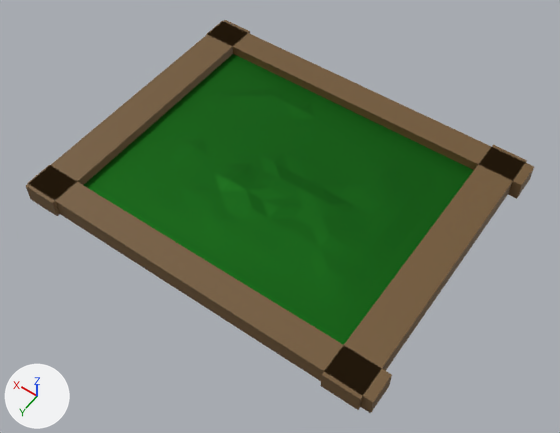
The Blender file asset_src/map.blend as it was, and as the next commit left it.
One viewpoint serves both versions: a 50 mm camera at (-30.3, 38.8, 56.6) aimed at (-3.6, 1.5, -2.1). The lights are fixed; the arrows at lower left show +X, +Y and +Z.

The first picture shows 'Plane', 'Wall 1', 'Wall 2', 'Wall 3', 'Wall 4'.
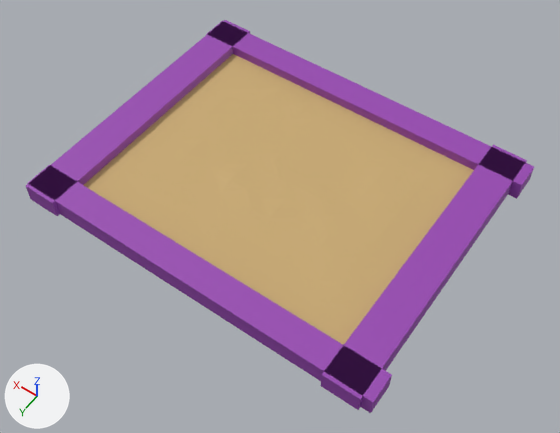
Commit message: Improved map slightly

Patch to the scene script:
```diff
--- a/asset_src/map.blend.py
+++ b/asset_src/map.blend.py
@@ mat_material_001 @@
 mat_material_001 = principled_material('Material.001')
-mat_material_001.base_color = (0.0151, 0.168, 0.0156)  # dark green #217222
-mat_material_001.metallic = 1.0
+mat_material_001.base_color = (0.593, 0.415, 0.187)  # brown #caac78
 mat_material_001.roughness = 0.618
@@ mat_material_002 @@
 mat_material_002 = principled_material('Material.002')
-mat_material_002.base_color = (0.168, 0.0952, 0.0338)  # brown #725734
+mat_material_002.base_color = (0.313, 0.0612, 0.448)  # purple #9846b3
```

Boxes [x1, y1, x2, y2] around the edits, measured in the pictures (560 x 433 px):
'Plane', recoloured, surface changed (green to brown)
    both: [84, 54, 474, 345]
'Wall 3', recoloured (brown to purple)
    both: [27, 165, 392, 413]
'Wall 1', recoloured (brown to purple)
    both: [321, 145, 527, 410]
'Wall 4', recoloured (brown to purple)
    both: [206, 21, 534, 199]
'Wall 2', recoloured (brown to purple)
    both: [26, 20, 250, 216]
